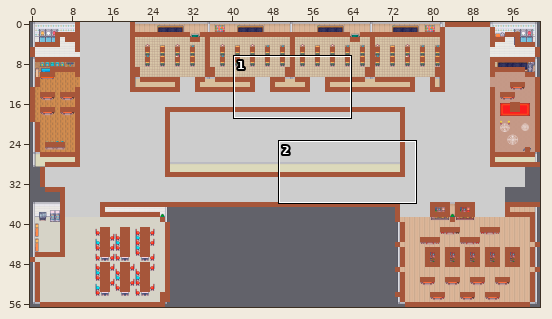
Tiled map: Output/Assets/Maps/mapLvl2.tmx. Above: a wide view before the commit, with the close-up outlined.
Close-up. Before:
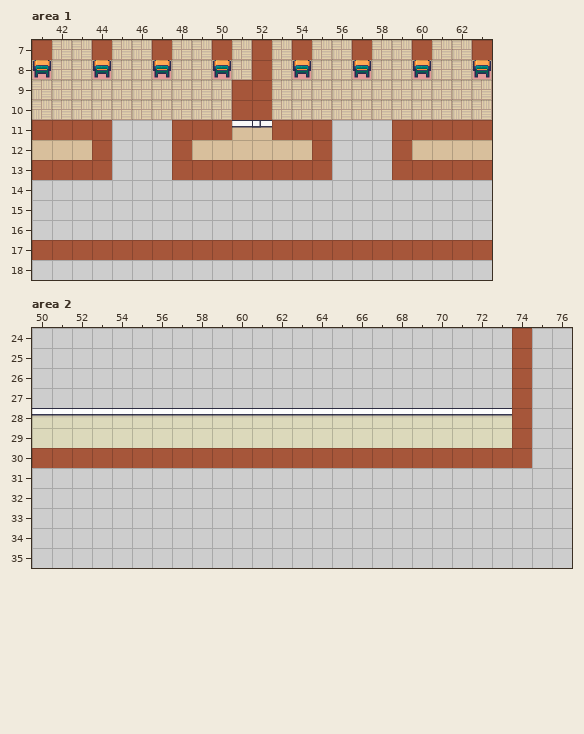
Cells are 32x32 px. Shown: area 1 x 41..63, y 7..18; area 2 x 50..76, y 24..35. The commit also changed other parts of the map, which this record leaves out. Tiles whose own drawing changed are shown in their newer look in all pictures.
And afterwards:
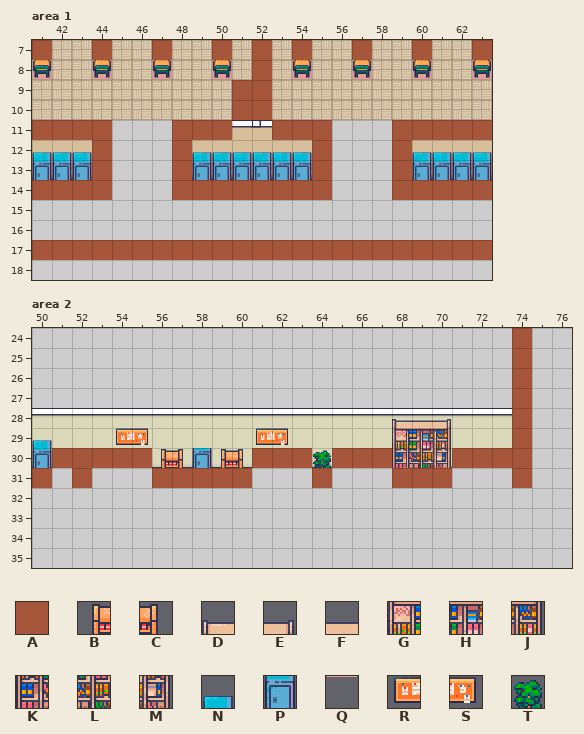
Key: from "Collisions": A 0; from "Interiors_32x32_1": B 597, C 598, D 4948, E 4950, F 4952, G 4964, H 4965, J 4966, K 4980, L 4981, M 4982; from "Interiors_32x32_2": N 302, P 318, Q 350, R 374, S 375, T 4626.
_ is an empty cell.
Changes in this commit:
Layer "Decorations2", area 1:
y 12: x 41..43 ___ -> NNN; x 49..54 ______ -> NNNNNN; x 60..63 ____ -> NNNN
y 13: x 41..43 ___ -> PPP; x 49..54 ______ -> PPPPPP; x 60..63 ____ -> PPPP
Layer "collisions", area 1:
y 13: x 41..43 AAA -> ___; x 49..54 AAAAAA -> ______; x 60..63 AAAA -> ____
y 14: x 41..44 ____ -> AAAA; x 48..55 ________ -> AAAAAAAA; x 59..63 _____ -> AAAAA
Layer "Decorations", area 2:
y 29: x 50 _ -> N
y 30: x 58 _ -> P
Layer "Decorations2", area 2:
y 28: x 68..70 ___ -> DFE
y 29: x 54..55 __ -> RS; x 61..62 __ -> RS; x 68..70 ___ -> GHJ
y 30: x 50 _ -> P; x 56..57 __ -> BC; x 59..60 __ -> BC; x 64 _ -> T; x 68..70 ___ -> KLM
y 32: x 50 _ -> Q
Layer "collisions", area 2:
y 30: x 50 A -> _; x 56..60 AAAAA -> _____; x 64 A -> _; x 68..70 AAA -> ___
y 31: x 50 _ -> A; x 52 _ -> A; x 56..60 _____ -> AAAAA; x 64 _ -> A; x 68..70 ___ -> AAA; x 74 _ -> A
